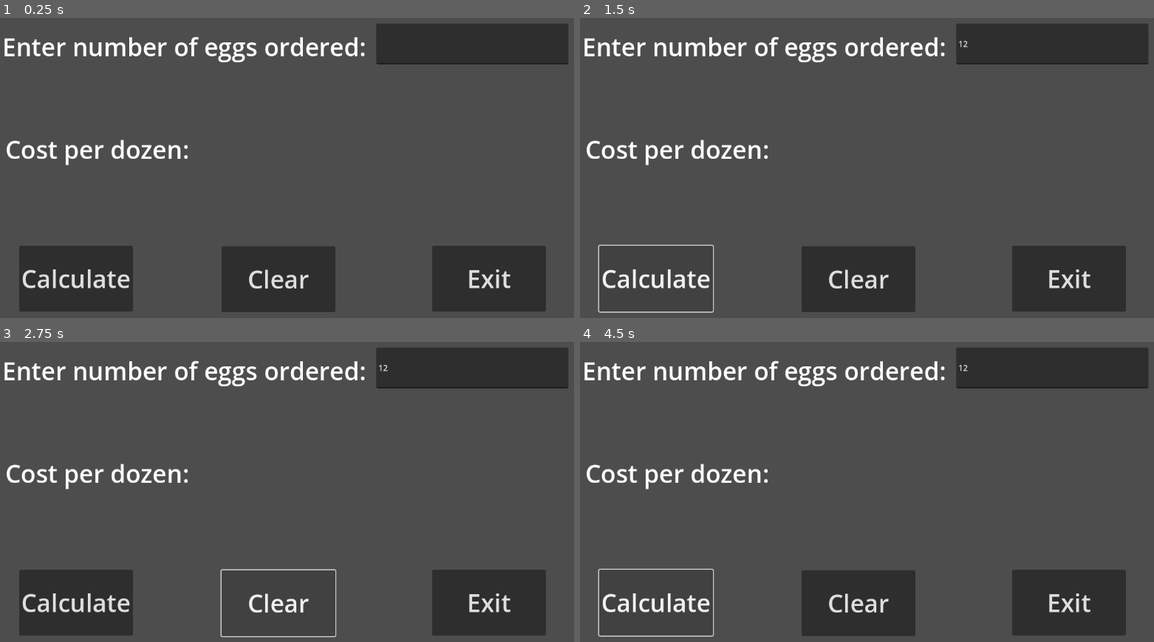
Above: before the commit, frames 1-4 (two rows, left to right).
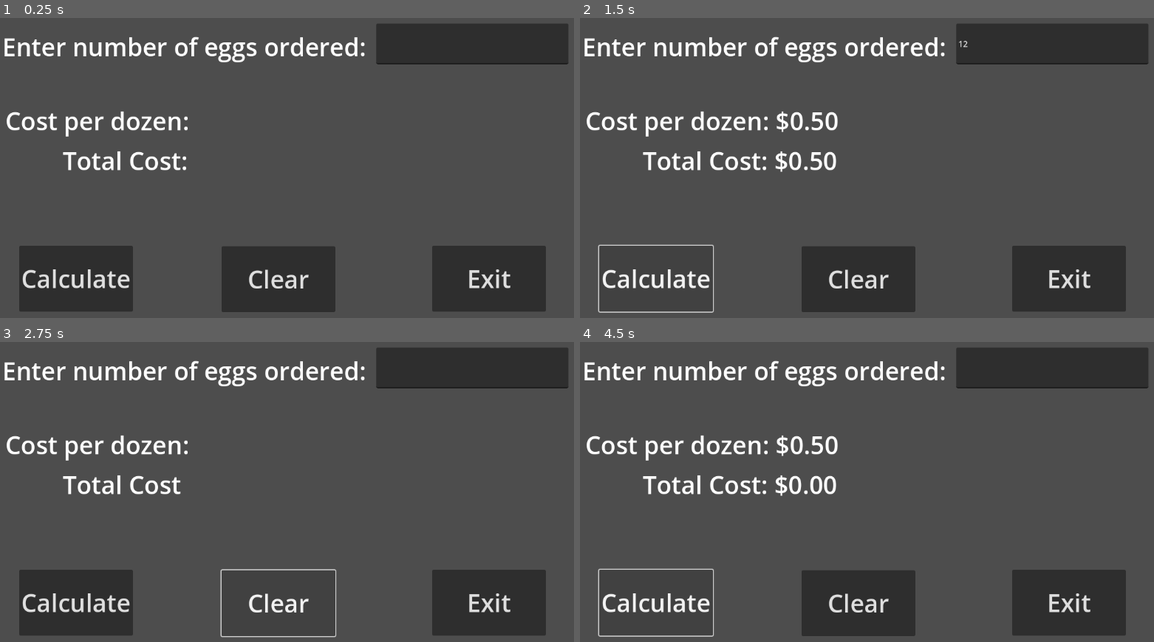
Above: after the commit, the same moments.

Repository: owenreal/game-design-1
Game: Godot game, scene res://Langdocs/lp_4_3.tscn
Same seed, same stepped clock (60 frames per second), same inputs: the game is played once before the commit and once after it. The project has no main scene, so this scene is started directly.
Inputs (mouse positions are in pixels of both pictures, inside the frame that each line leads up to):
- Up to frame 1 (0.25 s): no input
- Up to frame 2 (1.5 s): click (1050, 45) at 0.52 s; type "12" at 0.6 s; click "Calculate" at 1.25 s
- Up to frame 3 (2.75 s): click "Clear" at 2 s
- Up to frame 4 (4.5 s): click "Calculate" at 2.75 s; click "Clear" at 3.5 s; click "Calculate" at 4.25 s

The runs differ from the first frame. In frame 1, 1.9% of the frame differs, in the area x 1-33%, y 30-51%; in frame 2, 2.5%; in frame 3, 1.9%; in frame 4, 2.6%, in the area x 1-68%, y 7-52%.
Error before the commit: Parse Error: Expected end of statement after expression, found "Identifier" instead. (res://lp_4_3.gd:11)

Commit message:
9/20 LP$-3/122b

Diff:
--- /dev/null
+++ b/122b.gd
@@ -0,0 +1,16 @@
+extends Control
+
+func _on_btn_show_pressed() -> void:
+	var line = ""
+	for num in range(2, 36+1, 2):
+			line += str(num)
+			$ItemList.add_item(line)
+
+#fix this its weird
+
+func _on_btn_clear_pressed() -> void:
+	$ItemList.clear()
+
+
+func _on_btn_exit_pressed() -> void:
+	get_tree().quit()
--- /dev/null
+++ b/Langdocs/122b.tscn
@@ -0,0 +1,50 @@
+[gd_scene load_steps=3 format=3 uid="uid://1hjsl0x8dpby"]
+
+[ext_resource type="Script" path="res://122b.gd" id="1_cn6a4"]
+[ext_resource type="Theme" uid="uid://1r65p8sxjs8f" path="res://big_font.tres" id="2_a78gj"]
+
+[node name="122b" type="Control"]
+layout_mode = 3
+anchors_preset = 15
+anchor_right = 1.0
+anchor_bottom = 1.0
+grow_horizontal = 2
+grow_vertical = 2
+script = ExtResource("1_cn6a4")
+
+[node name="ItemList" type="ItemList" parent="."]
+layout_mode = 0
+offset_right = 1152.0
+offset_bottom = 501.0
+theme = ExtResource("2_a78gj")
+
+[node name="btnShow" type="Button" parent="."]
+layout_mode = 0
+offset_left = 43.0
+offset_top = 520.0
+offset_right = 253.0
+offset_bottom = 627.0
+theme = ExtResource("2_a78gj")
+text = "Show"
+
+[node name="btnClear" type="Button" parent="."]
+layout_mode = 0
+offset_left = 483.0
+offset_top = 514.0
+offset_right = 693.0
+offset_bottom = 621.0
+theme = ExtResource("2_a78gj")
+text = "Clear"
+
+[node name="btnExit" type="Button" parent="."]
+layout_mode = 0
+offset_left = 906.0
+offset_top = 518.0
+offset_right = 1116.0
+offset_bottom = 625.0
+theme = ExtResource("2_a78gj")
+text = "Exit"
+
+[connection signal="pressed" from="btnShow" to="." method="_on_btn_show_pressed"]
+[connection signal="pressed" from="btnClear" to="." method="_on_btn_clear_pressed"]
+[connection signal="pressed" from="btnExit" to="." method="_on_btn_exit_pressed"]
--- a/Langdocs/lp_4_3.tscn
+++ b/Langdocs/lp_4_3.tscn
@@ -21,14 +21,24 @@
 theme = ExtResource("2_jbg08")
 text = "Enter number of eggs ordered:"
 
+[node name="lblDozen" type="Label" parent="."]
+layout_mode = 0
+offset_left = 32.0
+offset_top = 179.0
+offset_right = 702.0
+offset_bottom = 271.0
+theme = ExtResource("2_jbg08")
+text = "Cost per dozen:"
+vertical_alignment = 1
+
 [node name="lblCost" type="Label" parent="."]
 layout_mode = 0
-offset_left = 32.0
-offset_top = 235.0
-offset_right = 702.0
-offset_bottom = 327.0
+offset_left = 144.0
+offset_top = 257.0
+offset_right = 700.0
+offset_bottom = 349.0
 theme = ExtResource("2_jbg08")
-text = "Cost per dozen:"
+text = "Total Cost:"
 vertical_alignment = 1
 
 [node name="txtEggs" type="LineEdit" parent="."]
--- /dev/null
+++ b/Langdocs/lp_4_4.tscn
@@ -0,0 +1,73 @@
+[gd_scene load_steps=3 format=3 uid="uid://k1xtwpbpstq7"]
+
+[ext_resource type="Script" path="res://lp_4_4.gd" id="1_cndjc"]
+[ext_resource type="Theme" uid="uid://1r65p8sxjs8f" path="res://big_font.tres" id="2_yfh8f"]
+
+[node name="LP4-4" type="Control"]
+layout_mode = 3
+anchors_preset = 15
+anchor_right = 1.0
+anchor_bottom = 1.0
+grow_horizontal = 2
+grow_vertical = 2
+script = ExtResource("1_cndjc")
+
+[node name="Label" type="Label" parent="."]
+layout_mode = 0
+offset_left = 25.0
+offset_top = 89.0
+offset_right = 616.0
+offset_bottom = 173.0
+theme = ExtResource("2_yfh8f")
+text = "Enter car model number: "
+horizontal_alignment = 2
+vertical_alignment = 1
+
+[node name="lblstat" type="Label" parent="."]
+layout_mode = 0
+offset_left = 7.0
+offset_top = 189.0
+offset_right = 598.0
+offset_bottom = 273.0
+theme = ExtResource("2_yfh8f")
+text = "Car status:"
+horizontal_alignment = 2
+vertical_alignment = 1
+
+[node name="txtModel" type="LineEdit" parent="."]
+layout_mode = 0
+offset_left = 629.0
+offset_top = 103.0
+offset_right = 1060.0
+offset_bottom = 170.0
+
+[node name="btnCalc" type="Button" parent="."]
+layout_mode = 0
+offset_left = 41.0
+offset_top = 500.0
+offset_right = 263.0
+offset_bottom = 612.0
+theme = ExtResource("2_yfh8f")
+text = "Calculate"
+
+[node name="btnClear" type="Button" parent="."]
+layout_mode = 0
+offset_left = 458.0
+offset_top = 491.0
+offset_right = 680.0
+offset_bottom = 603.0
+theme = ExtResource("2_yfh8f")
+text = "Clear"
+
+[node name="btnExit" type="Button" parent="."]
+layout_mode = 0
+offset_left = 885.0
+offset_top = 491.0
+offset_right = 1107.0
+offset_bottom = 603.0
+theme = ExtResource("2_yfh8f")
+text = "Exit"
+
+[connection signal="pressed" from="btnCalc" to="." method="_on_btn_calc_pressed"]
+[connection signal="pressed" from="btnClear" to="." method="_on_btn_clear_pressed"]
+[connection signal="pressed" from="btnExit" to="." method="_on_btn_exit_pressed"]
--- a/lp_4_3.gd
+++ b/lp_4_3.gd
@@ -2,19 +2,34 @@
 
 func _on_btn_calc_pressed() -> void:
 	var eggs = int($txtEggs.text)
-	var cost = 0.50
 	var dozens = eggs / 12
+	var extra = eggs % 12
+	var cost = 0
 
 	if dozens < 0:
-		$lblCost.text = "Cost per dozen: Error"
+		$lblDozen.text = "Cost per dozen: Error"
 	elif dozens < 4:
-		$lblCost.text = "Cost per dozen: " str(cost)
+		$lblDozen.text = "Cost per dozen: $0.50"
+		cost += 0.50
 	elif dozens < 6:
-		pass
+		$lblDozen.text = "Cost per dozen: $0.45"
+		cost += 0.45
+	elif dozens < 11:
+		$lblDozen.text = "Cost per dozen: $0.40"
+		cost += 0.40
+	elif dozens >= 11:
+		$lblDozen.text = "Cost per dozen: $0.35"
+		cost += 0.35
+
+	var single = cost / 12
+	var total = (dozens * cost) + single * extra
+
+	$lblCost.text = "Total Cost: $%.2f" % total
 
 func _on_btn_clear_pressed() -> void:
 	$txtEggs.text = ""
-	$lblCost.text = "Cost per dozen:"
+	$lblDozen.text = "Cost per dozen:"
+	$lblCost.text = "Total Cost"
 
 
 func _on_btn_exit_pressed() -> void:
--- /dev/null
+++ b/lp_4_4.gd
@@ -0,0 +1,20 @@
+extends Control
+
+func _on_btn_calc_pressed() -> void:
+	var defective = [119,179,189,190,191,192,193,194,195,221,780]
+	var model = int($txtModel.text)
+	var result = false
+
+	for num in defective:
+		if num == model:
+			$lblstat.text = "Car status: Defective"
+			result = true
+		elif not num == model and result == false:
+			$lblstat.text = "Car status: Working"
+
+func _on_btn_clear_pressed() -> void:
+	$txtModel.text = ""
+	$lblstat.text = "Car status:"
+
+func _on_btn_exit_pressed() -> void:
+	get_tree().quit()
